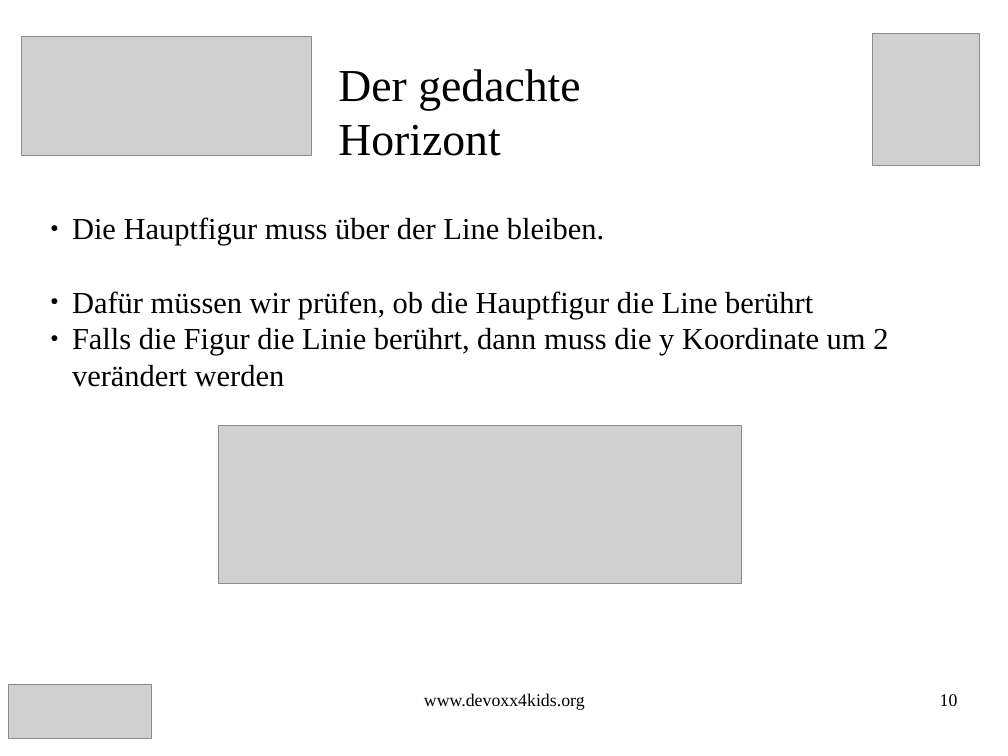
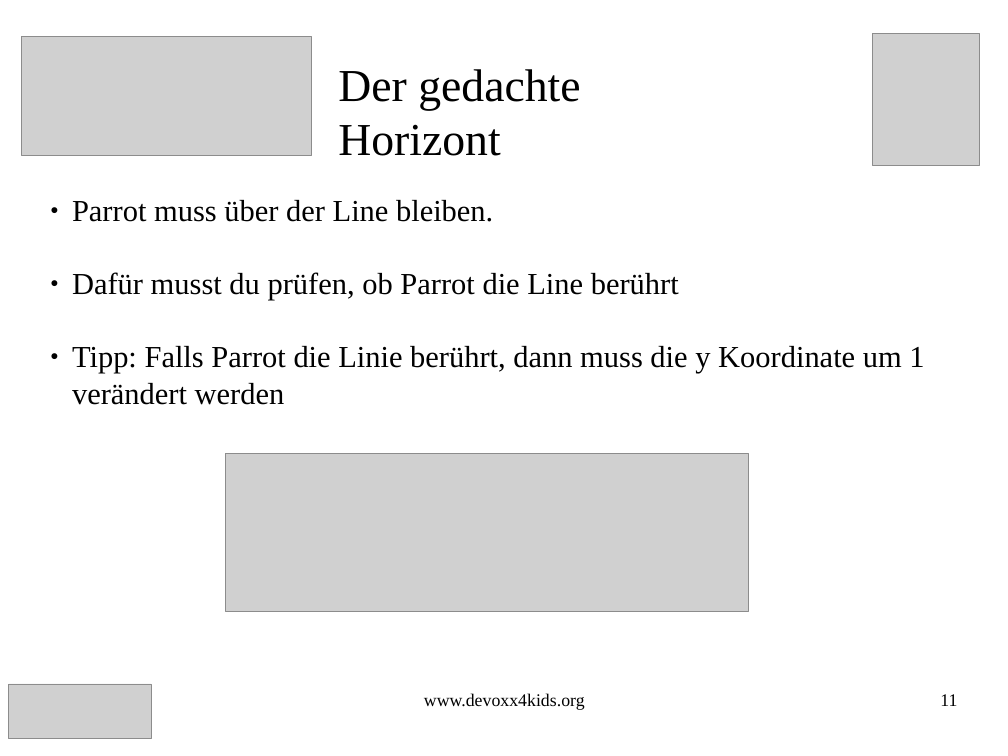
Before and after one commit to Devoxx4KidsDE/workshop-scratch, a slide deck: slide 11 of flyingBird/FlyingBird_Scratch_Aufgaben.odp (slide 10 before the commit). Drawn at 1008x756 pixels with LibreOffice and Linux fonts; fonts in the diff are those of the drawing; grey boxes stand for pictures. Boxes give left, top, right and bottom in pixels: in the first picture for what was removed or moved away, otherwise in the second. Text is boxed around its words. In the diff, an @@ line names an element or a change of style, - is before the commit and + after.

```diff
--- a/flyingBird/FlyingBird_Scratch_Aufgaben.odp
+++ b/flyingBird/FlyingBird_Scratch_Aufgaben.odp
@@ text at (72,200,924,405): text changed @@
-● Die Hauptfigur muss über der Line bleiben.
-● Dafür müssen wir prüfen, ob die Hauptfigur die Line berührt
-● Falls die Figur die Linie berührt, dann muss die y Koordinate um 2 verändert werden
+● Parrot muss über der Line bleiben.
+● Dafür musst du prüfen, ob Parrot die Line berührt
+● Tipp: Falls Parrot die Linie berührt, dann muss die y Koordinate um 1 verändert werden
@@ picture: place and size @@
-picture at (219,425,742,583)
+picture at (226,454,749,611)
@@ page number at (940,694,957,706): text changed @@
-10
+11
```
Also in this commit, not shown: 28 other slides changed, 4 slides added, 2 slides removed, 2 other files.
